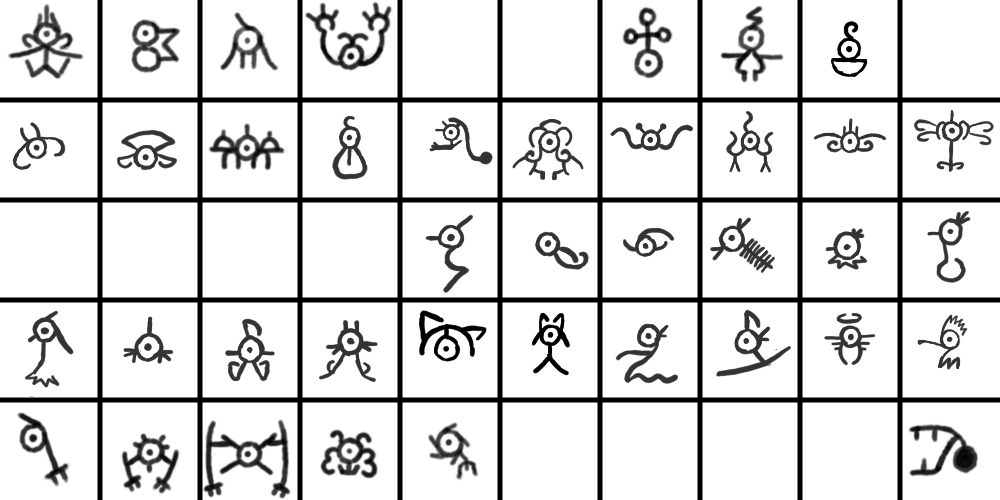
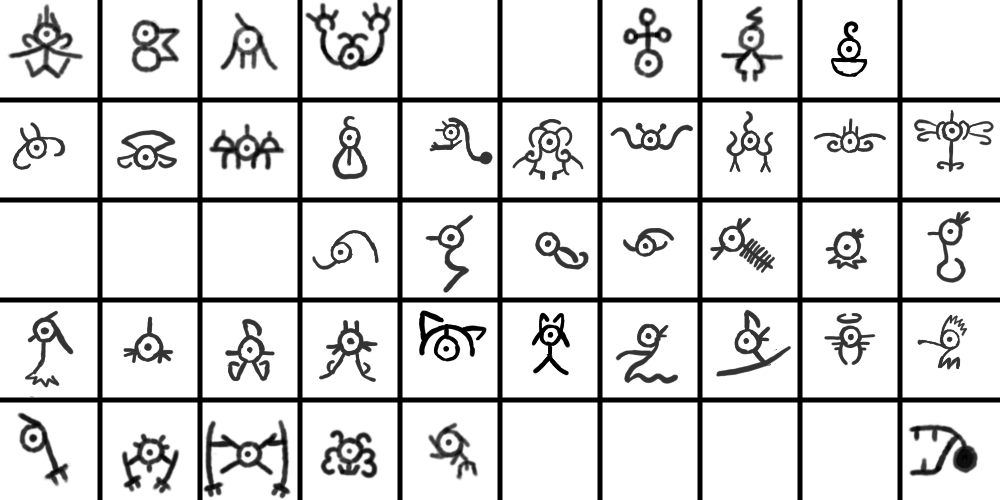
The second 1000×500 image is a revision of the first. Changes to its layers:
painted on "Paint Layer 1" over [312, 230, 379, 270]
